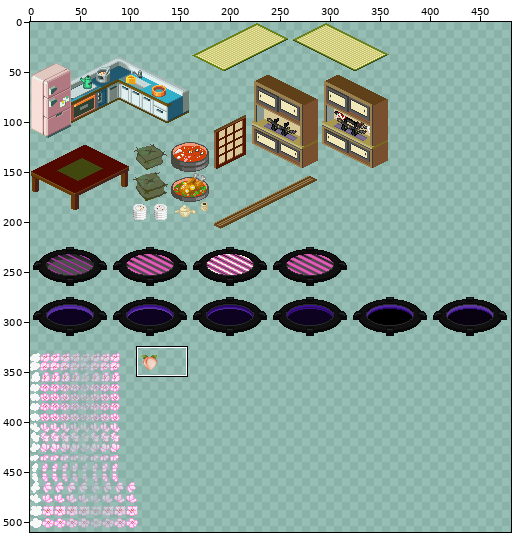
Two states of a sprite sheet, ShanghaiEXE/Graphics/body26.png. The first picture is a wide view before the edit; the outline marks the close-up.
Close-up. Before the commit:
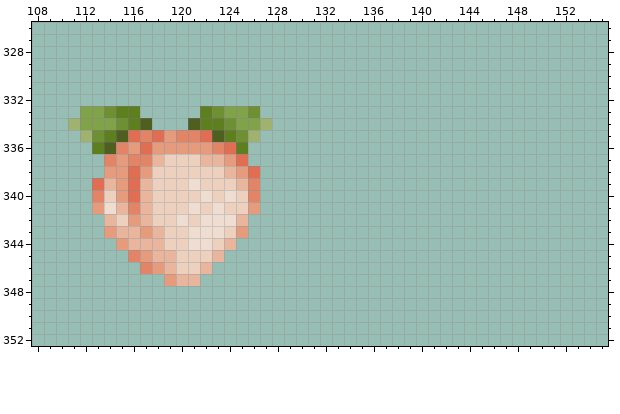
The file is 512x512 pixels. Colours within 5 levels of each other are drawn and written as one. Shown: x 108..155, y 326..352. The wide view leaves out empty margins.
After:
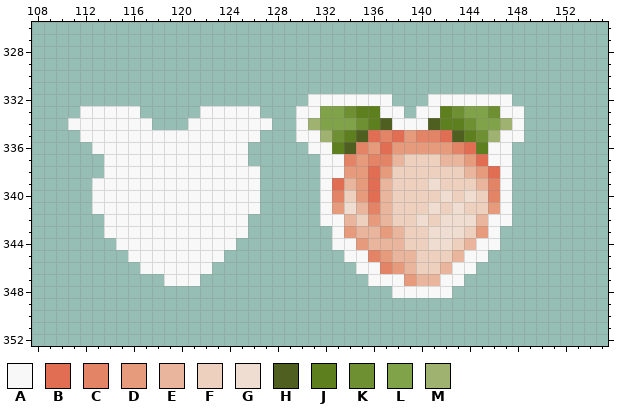
Palette (. is transparent): A #f8f8f8  B #e16d52  C #e38467  D #e79b7d  E #e9b69d  F #edd1be  G #eeddd0  H #4e5f20  J #5e7f1d  K #6e9032  L #80a349  M #9fb26f
Edits made:
Changed rows in their new state; - is an unchanged pixel.
first column x 111:
332 --------------------AAAAAAA---AAAAAAA-
333 -AAAAA-----AAAAA---AALLKJJAA-AAJKLLKAA
334 AAAAAAA---AAAAAAA--AMLLLKJHAAAHJJKLLMA
335 -AAAAAAAAAAAAAAA---AAMKJHBCBDCCBHJKMAA
336 --AAAAAAAAAAAAA-----AAJHCDBDDDDDCBJAA-
337 ---AAAAAAAAAAAA------AACDCCEFFFEEDBAA-
338 ---AAAAAAAAAAAAA-----AADDBDFFFFFFEDBA-
339 --AAAAAAAAAAAAAA-----ABEDBEFFFGFFFECA-
340 --AAAAAAAAAAAAAA-----ACFDBEFFFFGFGFCA-
341 --AAAAAAAAAAAAAA-----ADGECEFFFGFGFFDA-
342 ---AAAAAAAAAAAA------AAEFDEFFGFGGGEAA-
343 ---AAAAAAAAAAAA-------ADEEDEFFGGGFDA--
344 ----AAAAAAAAAA--------AADEEEFFGGFEAA--
345 -----AAAAAAAA----------AACDEEFFFEAA---
346 ------AAAAAA------------AACDEFFEAA----
347 --------AAA--------------AAADEEAA-----
348 ---------------------------AAAAA------
